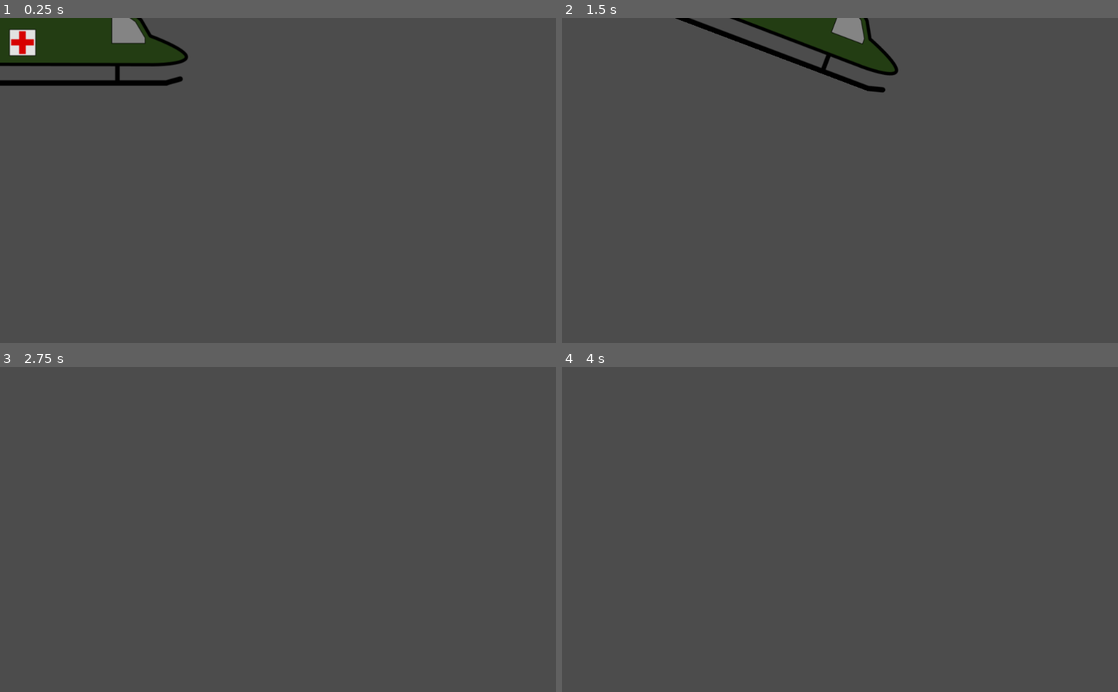
Above: before the commit, frames 1-4 (two rows, left to right).
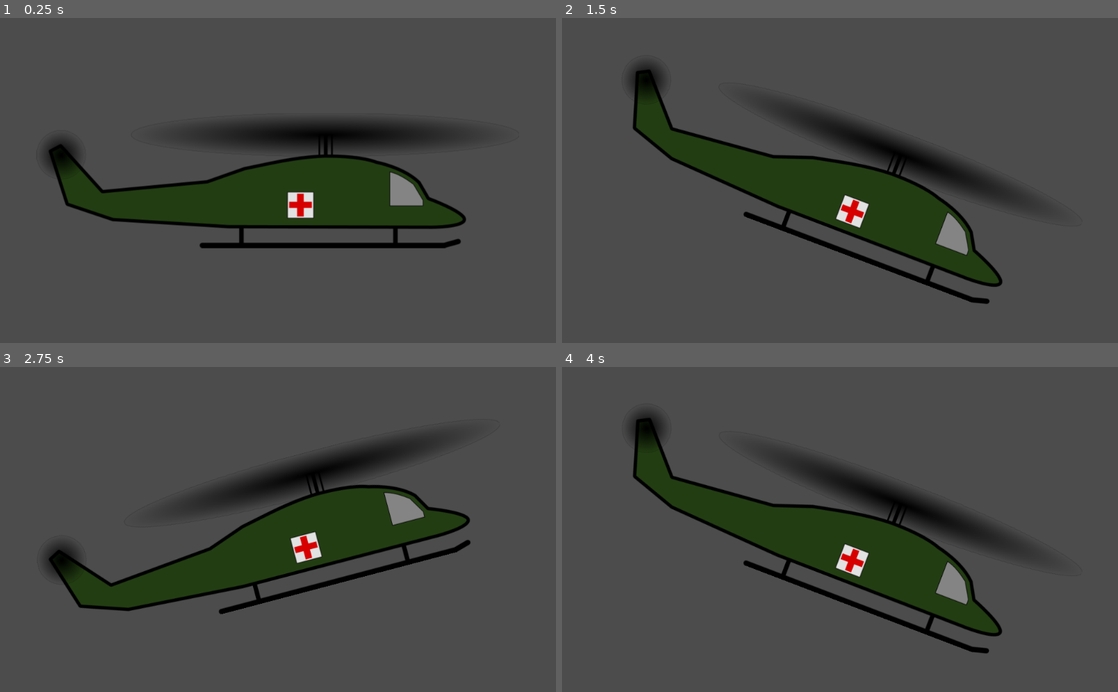
Above: after the commit, the same moments.

Repository: Inglo-Games/EvacHavoc2
Game: Godot game, scene res://scenes/player.tscn
Two runs of this game, one before a commit and one after it. Both use one fixed random seed, a clock stepped at 60 frames per second and the inputs below.
Inputs:
- Up to frame 1 (0.25 s): no input
- Up to frame 2 (1.5 s): tap Enter at 0.5 s; hold Right (move_right) from 0.53 s (still down); tap Up (move_up) at 0.77 s
- Up to frame 3 (2.75 s): tap Up (move_up) at 1.52 s; release Right (move_right) at 2.03 s; hold Left (move_left) from 2.03 s (still down)
- Up to frame 4 (4 s): release Left (move_left) at 2.78 s; hold Right (move_right) from 2.78 s (still down); tap Up (move_up) at 3.02, 3.77 s

The runs differ from the first frame. In frame 1, 22% of the frame differs, in the area x 0-84%, y 0-71%; in frame 2, 20%; in frame 3, 16%; in frame 4, 16%.

Commit message:
Adding propeller collision areas and player camera

Diff:
--- a/game/scenes/player.tscn
+++ b/game/scenes/player.tscn
@@ -19,11 +19,22 @@
 [node name="body_shape" type="CollisionPolygon2D" parent="."]
 polygon = PoolVector2Array( 335.709, 115.944, 311.155, 124.284, -142.533, 124.479, -152.56, 84.1437, -236.983, 79.6018, …(265 unchanged characters)…
 
-[node name="top_prop_shape" type="CollisionShape2D" parent="."]
-position = Vector2( 88.445, -83.03 )
+[node name="top_prop" type="Area2D" parent="."]
+position = Vector2( 88.0989, -85.6804 )
+
+[node name="shape" type="CollisionShape2D" parent="top_prop"]
 rotation = 1.5708
 shape = SubResource( 1 )
 
-[node name="back_prop_shape" type="CollisionShape2D" parent="."]
-position = Vector2( -399.808, -46.93 )
+[node name="sprite" type="AnimatedSprite" parent="top_prop"]
+
+[node name="back_prop" type="Area2D" parent="."]
+position = Vector2( -398.039, -47.5459 )
+
+[node name="shape" type="CollisionShape2D" parent="back_prop"]
 shape = SubResource( 2 )
+
+[node name="sprite" type="AnimatedSprite" parent="back_prop"]
+
+[node name="Camera2D" type="Camera2D" parent="."]
+current = true
--- a/game/scripts/player.gd
+++ b/game/scripts/player.gd
@@ -6,12 +6,20 @@
 const MOVE_ANGLE : float = 23.0
 const FUEL_MAX : float = 500.0
 
+onready var shape = $body_shape
+onready var top_propeller = $top_prop
+onready var back_propeller = $back_prop
+
 # State variables
 var velocity : Vector2 = Vector2()
 var fuel : float = FUEL_MAX
 
 # Signals
 signal remaining_fuel
+
+func _ready():
+	top_propeller.connect("body_entered", self, "_on_propeller_collide")
+	back_propeller.connect("body_entered", self, "_on_propeller_collide")
 
 func _physics_process(delta):
 
@@ -60,3 +68,7 @@
 		fuel = 0
 
 	emit_signal("remaining_fuel", fuel)
+
+func _on_propeller_collide(body):
+	if body != self:
+		print("A propeller collided with something!")
